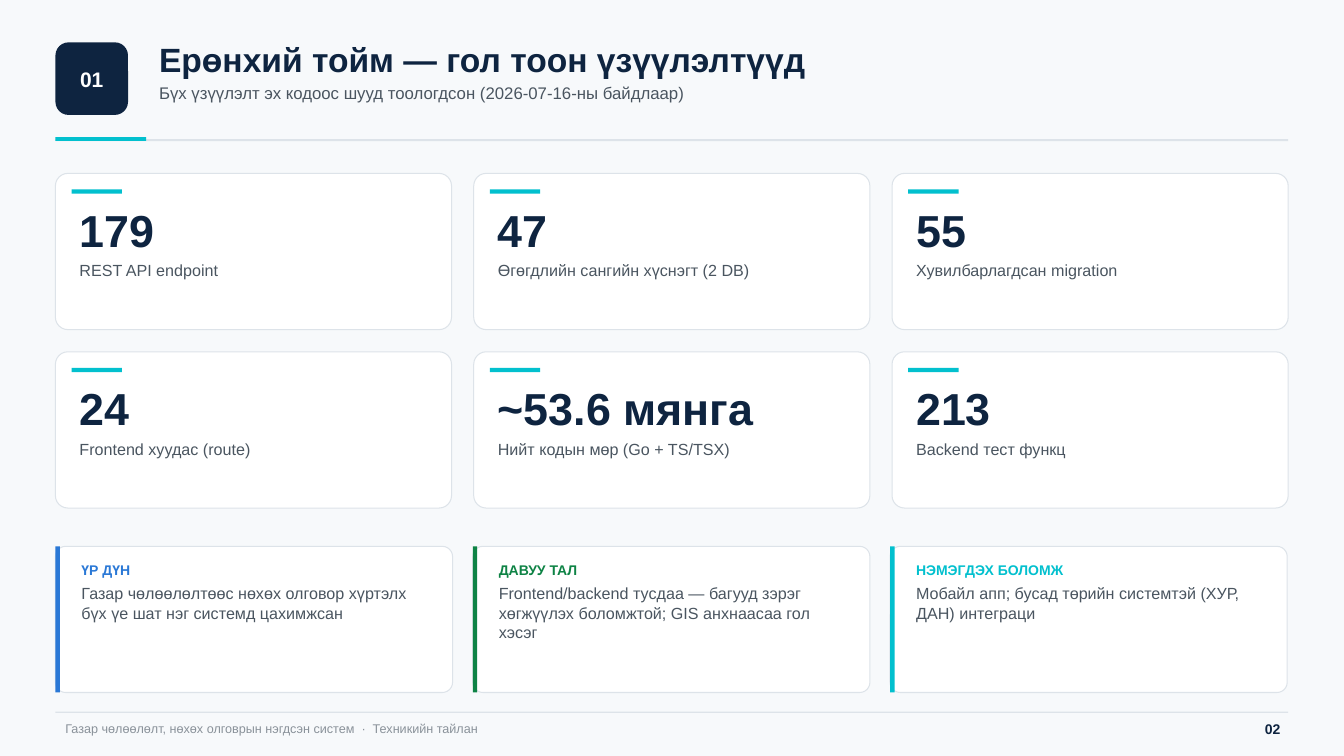
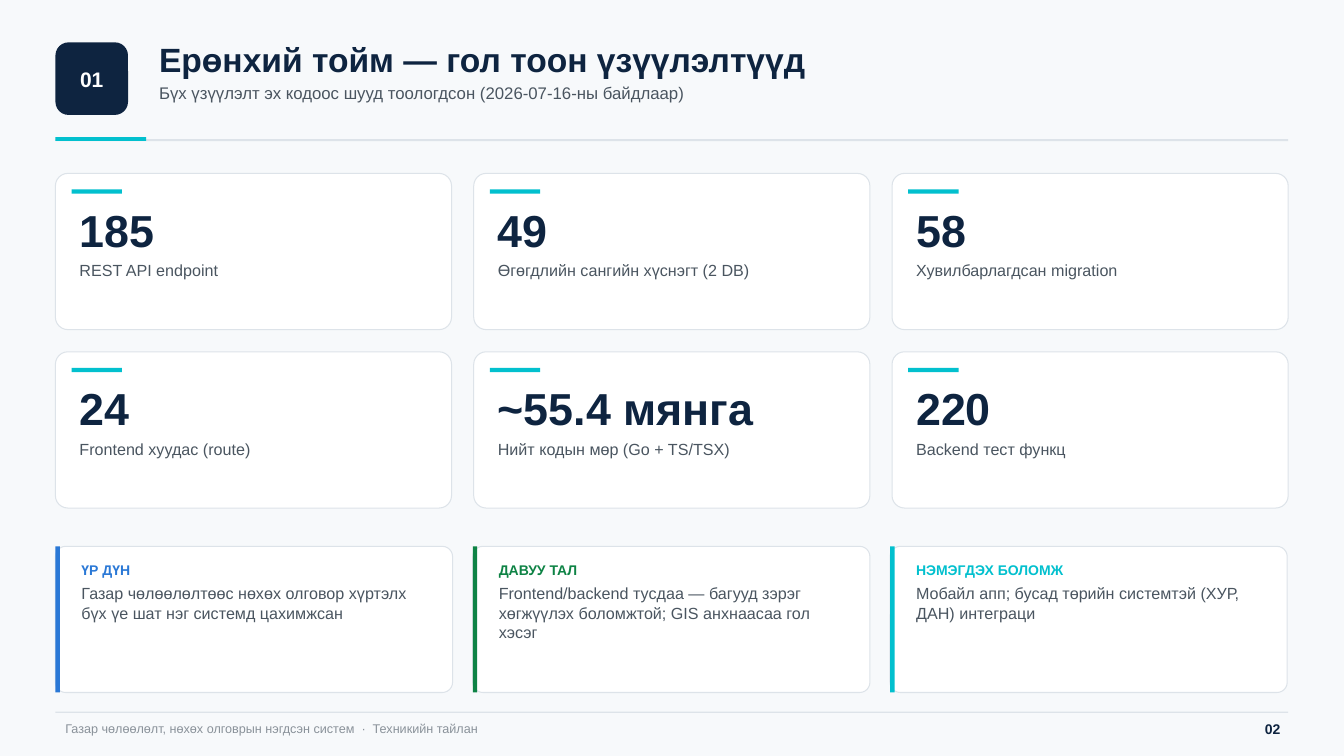
Before and after one commit to bumaa7018/acquisition_frontend, a slide deck: slide 3 of system-tailan.pptx. Drawn at 1344x756 pixels with LibreOffice and Linux fonts; fonts in the diff are those of the drawing. Boxes give left, top, right and bottom in pixels: in the first picture for what was removed or moved away, otherwise in the second. Text is boxed around its words. In the diff, an @@ line names an element or a change of style, - is before the commit and + after.

```diff
--- a/system-tailan.pptx
+++ b/system-tailan.pptx
@@ text at bbox=[79, 215, 154, 248]: text changed @@
-179
+185
@@ text at bbox=[498, 215, 548, 248]: text changed @@
-47
+49
@@ text at bbox=[916, 215, 966, 248]: text changed @@
-55
+58
@@ text at bbox=[498, 394, 754, 426]: text changed @@
-~53.6 мянга
+~55.4 мянга
@@ text at bbox=[916, 393, 991, 426]: text changed @@
-213
+220
```
Also in this commit, not shown: 10 other slides changed, 4 slides added, 6 other files.
